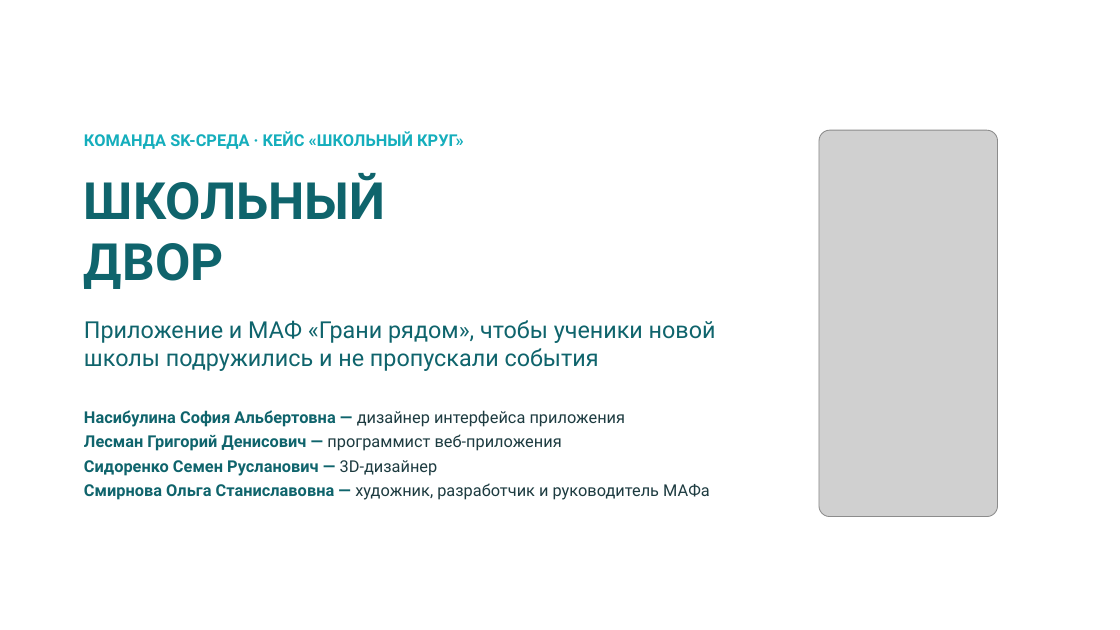
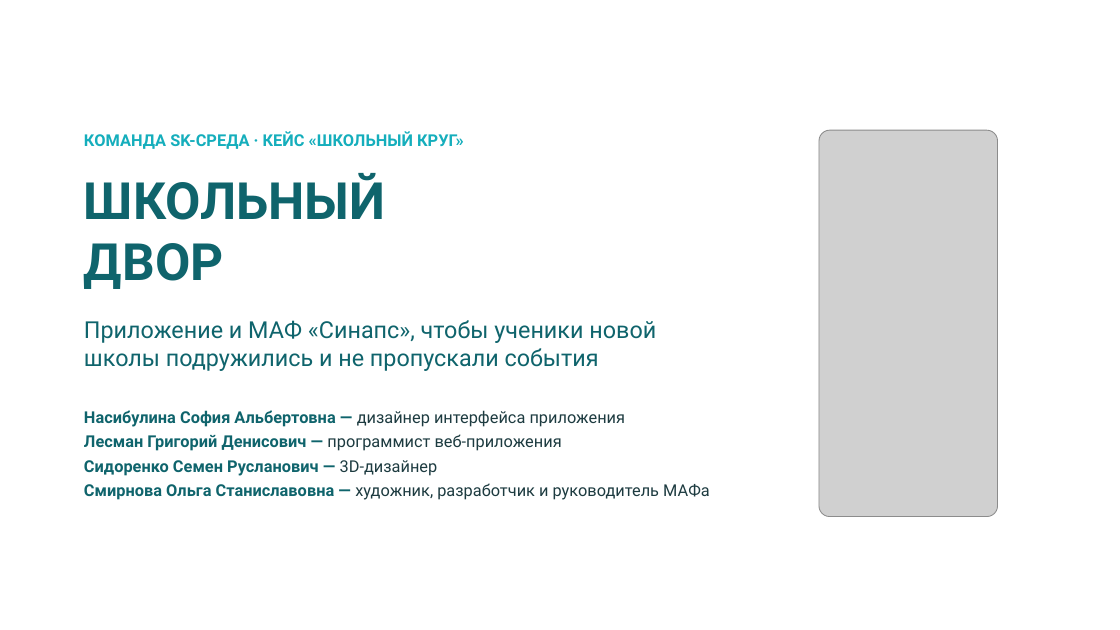
Before and after one commit to bnhogpad228/school-app, a slide deck: slide 1 of presentation/shkolny-dvor-SK-sreda.pptx. Drawn at 1120x630 pixels with LibreOffice and Linux fonts; fonts in the diff are those of the drawing; grey boxes stand for pictures; background and template pictures are left out. Boxes give left, top, right and bottom in pixels: in the first picture for what was removed or moved away, otherwise in the second. Text is boxed around its words. In the diff, an @@ line names an element or a change of style, - is before the commit and + after.

```diff
--- a/presentation/shkolny-dvor-SK-sreda.pptx
+++ b/presentation/shkolny-dvor-SK-sreda.pptx
@@ text at [84, 320, 656, 371]: text changed @@
-Приложение и МАФ «Грани рядом», чтобы ученики новой школы подружились и не пропускали события
+Приложение и МАФ «Синапс», чтобы ученики новой школы подружились и не пропускали события
```
Also in this commit, not shown: 1 other slide changed, 2 slides added, 1 slide removed, 1 other file.
